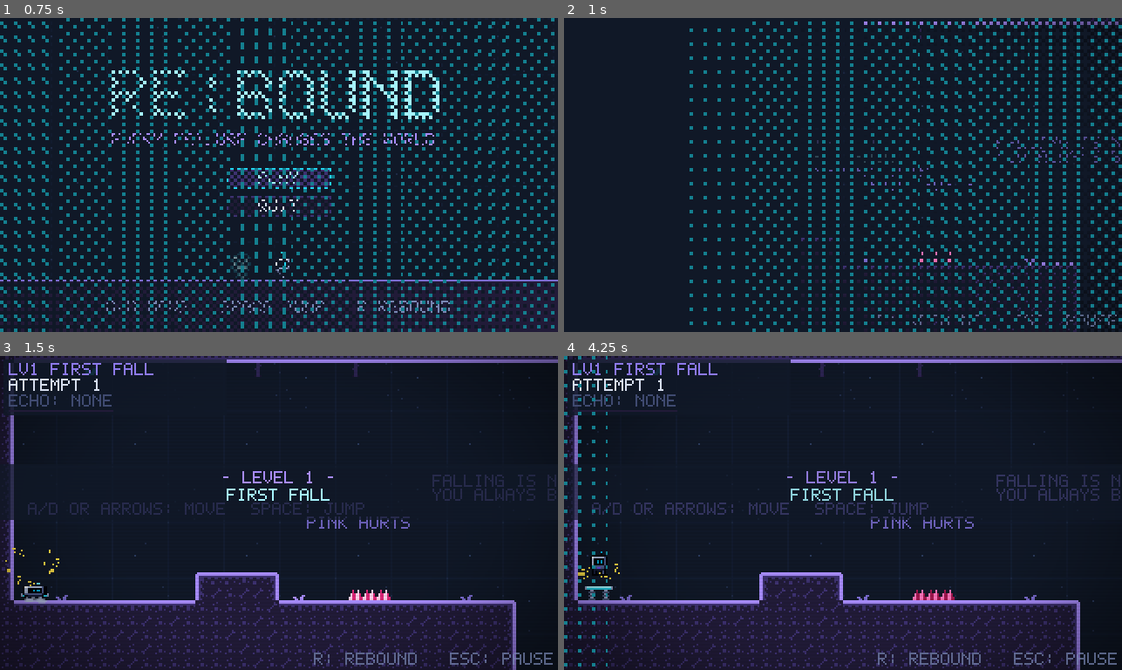
Above: before the commit, frames 1-4 (two rows, left to right).
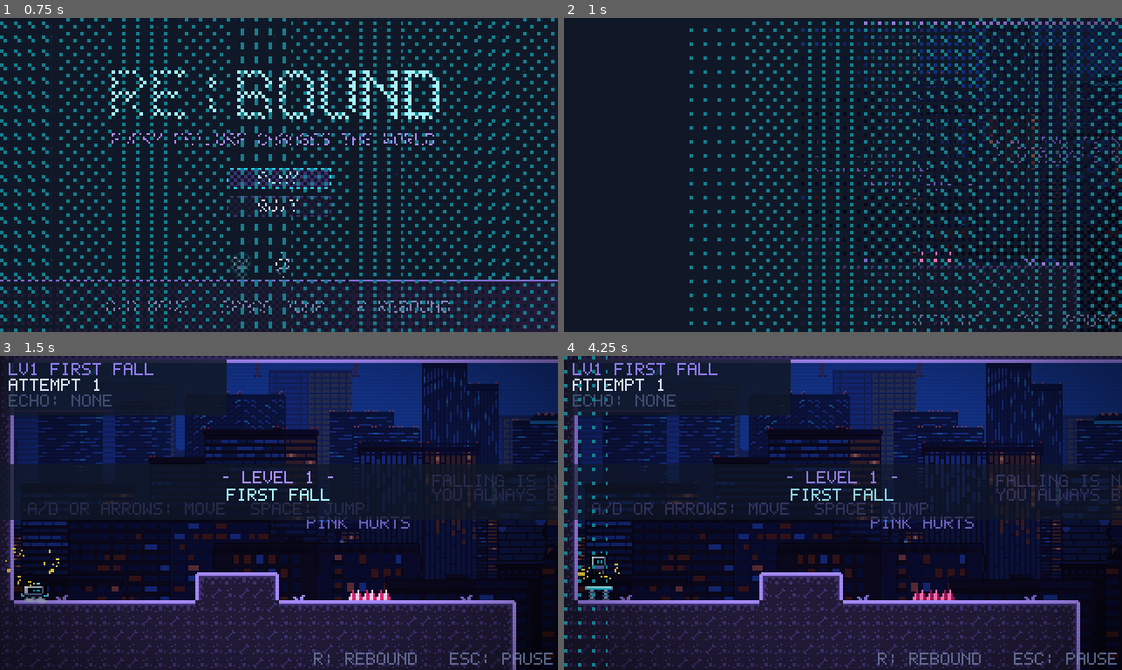
Above: after the commit, the same moments.

Repository: FaizeenHoque/Rebound
Game: Godot game, scene res://scenes/ui/main_menu.tscn
Same seed, same stepped clock (60 frames per second), same inputs: the game is played once before the commit and once after it. Sound files missing from this copy of the repository are replaced by a short silence.
Inputs (mouse positions are in pixels of both pictures, inside the frame that each line leads up to):
- Up to frame 1 (0.75 s): click "PLAY" at 0.5 s
- Up to frame 2 (1 s): no input
- Up to frame 3 (1.5 s): move the mouse to (401, 497) at 1.27 s; hold D (move_right) from 1.28 s (still down); tap R (rebound) at 1.35 s; click (401, 497) at 1.42 s
- Up to frame 4 (4.25 s): tap Space (jump) at 1.52, 2.27 s; move the mouse to (731, 528) at 2.02 s; tap Z at 2.1 s; move the mouse to (898, 443) at 2.77 s; release D (move_right) at 2.78 s; hold A (move_left) 2.78-3.5 s; tap P at 2.85 s; click "RESTART LEVEL" at 3.5 s

Frame 1 is identical in both runs. In frame 2, 2.8% of the frame differs, in the area x 42-100%, y 2-78%; in frame 3, 15%; in frame 4, 16%, in the area x 2-100%, y 2-79%.

Commit message:
Give each level its own pixel city backdrop
Levels 1-7 use cities 1-7 from the free city backgrounds pack as
1:1 parallax layers (sky slowest, nearest buildings fastest), dimmed so
the gameplay stays readable. The Background node is back in
level_base.tscn, so the missing-node warning is gone. The pack's
flattened composites and the unused city 8 are left out of exports.

Diff:
--- a/scenes/levels/level_base.tscn
+++ b/scenes/levels/level_base.tscn
@@ -1,6 +1,7 @@
 [gd_scene format=3 uid="uid://bve21dc2nawxu"]
 
 [ext_resource type="Script" uid="uid://j84ycsj4ua1a" path="res://scripts/level.gd" id="1_level"]
+[ext_resource type="Script" uid="uid://bnfsp12jsqrpm" path="res://scripts/level_background.gd" id="2_bg"]
 [ext_resource type="Script" uid="uid://c1uibkdifuhcf" path="res://scripts/tile_layer.gd" id="3_tiles"]
 [ext_resource type="PackedScene" path="res://scenes/echo/echo.tscn" id="4_echo"]
 [ext_resource type="PackedScene" path="res://scenes/player/player.tscn" id="5_player"]
@@ -17,6 +18,10 @@
 
 [node name="Level" type="Node2D" unique_id=727831090]
 script = ExtResource("1_level")
+
+[node name="Background" type="Node2D" parent="." unique_id=1187402215]
+z_index = -10
+script = ExtResource("2_bg")
 
 [node name="Terrain" type="Node2D" parent="." unique_id=347880227]
 script = ExtResource("3_tiles")
--- a/scripts/level.gd
+++ b/scripts/level.gd
@@ -128,7 +128,10 @@
 	_respawn_pad.z_index = 1
 	objects.add_child(_respawn_pad)
 	_respawn_pad.sprite.texture = REBOUND_PAD_TEX
-	background.setup(Vector2(map_w * TILE, map_h * TILE))
+	if LevelBackground.has_city(level_number):
+		background.setup_city(level_number, Vector2(map_w * TILE, map_h * TILE))
+	else:
+		background.setup(Vector2(map_w * TILE, map_h * TILE))
 	player.fx_parent = fx
 	player.landed.connect(_on_player_landed)
 	camera.setup(player, Rect2(0, 0, map_w * TILE, map_h * TILE))
--- a/scripts/level_background.gd
+++ b/scripts/level_background.gd
@@ -1,11 +1,50 @@
 class_name LevelBackground
 extends Node2D
-## Layered parallax background: far grid, ruined server skyline, drifting motes.
+## Layered parallax background. Levels use a city skyline (setup_city);
+## the menus use the far grid (setup).
 
 const FAR := preload("res://assets/sprites/bg_far.png")
 const MID := preload("res://assets/sprites/bg_mid.png")
+## CraftPix "free city backgrounds" pack: per city, its parallax layers from
+## the sky (1.png) to the nearest buildings. The other files in each folder
+## are pre-flattened composites and aren't used.
+const CITY_DIR := "res://assets/sprites/free-city-backgrounds-pixel-art/city %d/%d.png"
+const CITY_LAYERS := {
+	1: [1, 2, 3, 4, 5], 2: [1, 2, 3, 4, 5, 6], 3: [1, 2, 3, 4, 5], 4: [1, 2, 3, 4, 5, 7],
+	5: [1, 2, 3, 4, 5], 6: [1, 2, 3, 4, 5, 6], 7: [1, 2, 3, 4, 5], 8: [1, 2, 3, 4, 5],
+}
+const CITY_SIZE := Vector2(576, 324)
+## Horizontal parallax of the sky and of the nearest buildings.
+const SKY_SCROLL := 0.04
+const NEAR_SCROLL := 0.5
+## Dims the (bright, busy) skyline so the robot, flyers and hints stay readable.
+const CITY_TINT := Color(0.6, 0.6, 0.72)
 
 @export var autoscroll_speed := 0.0
+
+
+static func has_city(city: int) -> bool:
+	return CITY_LAYERS.has(city)
+
+
+## City skyline at 1:1 pixel scale, its bottom on the level's bottom edge.
+## Layers scroll horizontally at increasing speed and tile seamlessly.
+func setup_city(city: int, level_size: Vector2) -> void:
+	var layers: Array = CITY_LAYERS[city]
+	modulate = CITY_TINT
+	for i in layers.size():
+		var par := Parallax2D.new()
+		var t := float(i) / maxf(layers.size() - 1, 1.0)
+		par.scroll_scale = Vector2(lerpf(SKY_SCROLL, NEAR_SCROLL, t), 1.0)
+		par.repeat_size = Vector2(CITY_SIZE.x, 0)
+		par.repeat_times = 3
+		par.autoscroll = Vector2(-autoscroll_speed * t, 0)
+		var spr := Sprite2D.new()
+		spr.texture = load(CITY_DIR % [city, layers[i]])
+		spr.centered = false
+		spr.position = Vector2(0, level_size.y - CITY_SIZE.y)
+		par.add_child(spr)
+		add_child(par)
 
 func setup(level_size: Vector2) -> void:
 	var far := Parallax2D.new()
Not shown, added: assets/sprites/free-city-backgrounds-pixel-art/License.txt
Binary file added: assets/sprites/free-city-backgrounds-pixel-art/city 1/1.png
Not shown, added: assets/sprites/free-city-backgrounds-pixel-art/city 1/1.png.import
Binary file added: assets/sprites/free-city-backgrounds-pixel-art/city 1/10.png
Not shown, added: assets/sprites/free-city-backgrounds-pixel-art/city 1/10.png.import
Binary file added: assets/sprites/free-city-backgrounds-pixel-art/city 1/2.png
Not shown, added: assets/sprites/free-city-backgrounds-pixel-art/city 1/2.png.import
Binary file added: assets/sprites/free-city-backgrounds-pixel-art/city 1/3.png
Not shown, added: assets/sprites/free-city-backgrounds-pixel-art/city 1/3.png.import
Binary file added: assets/sprites/free-city-backgrounds-pixel-art/city 1/4.png
Not shown, added: assets/sprites/free-city-backgrounds-pixel-art/city 1/4.png.import
Binary file added: assets/sprites/free-city-backgrounds-pixel-art/city 1/5.png
(and 108 more such lines)
